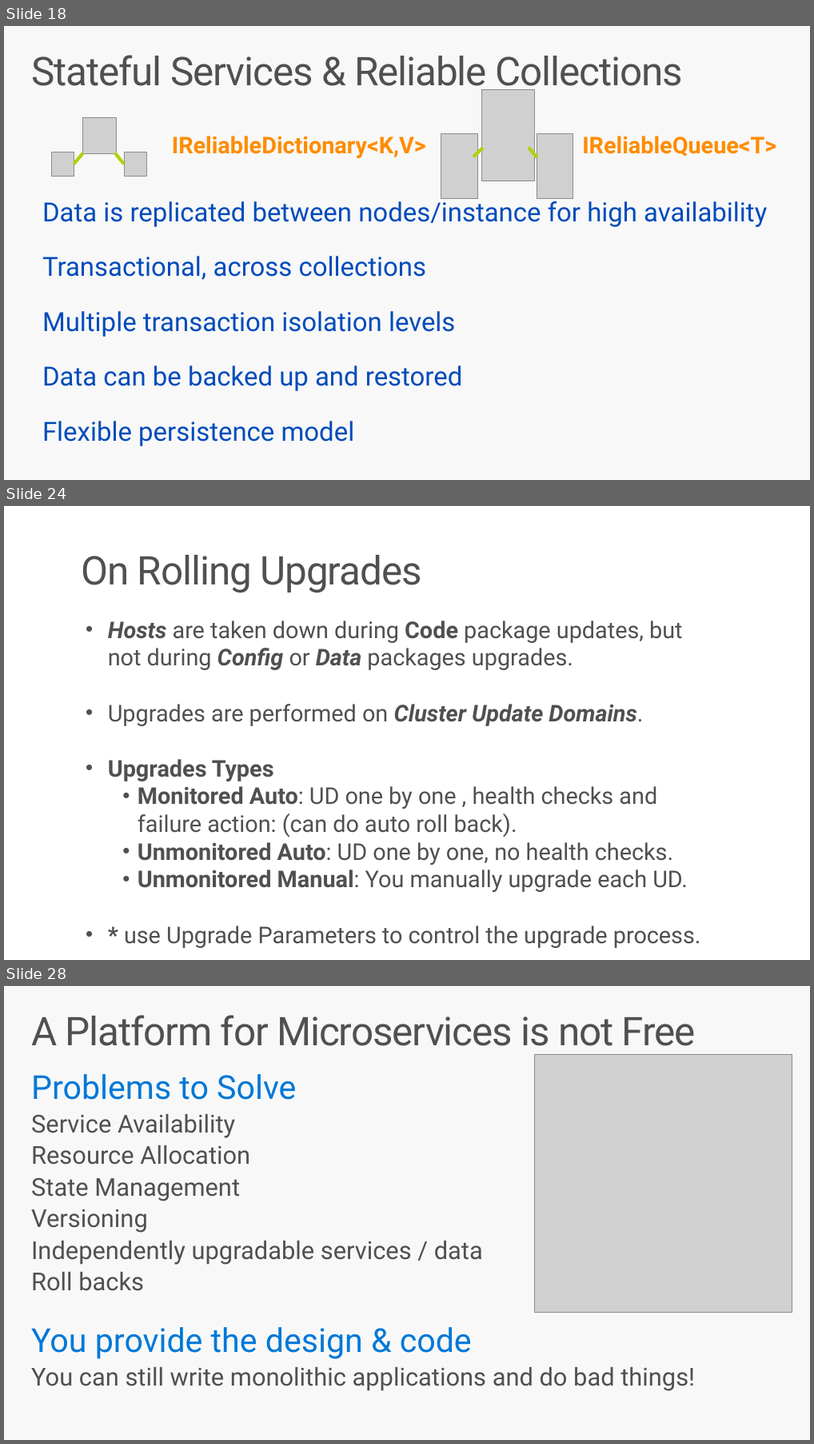
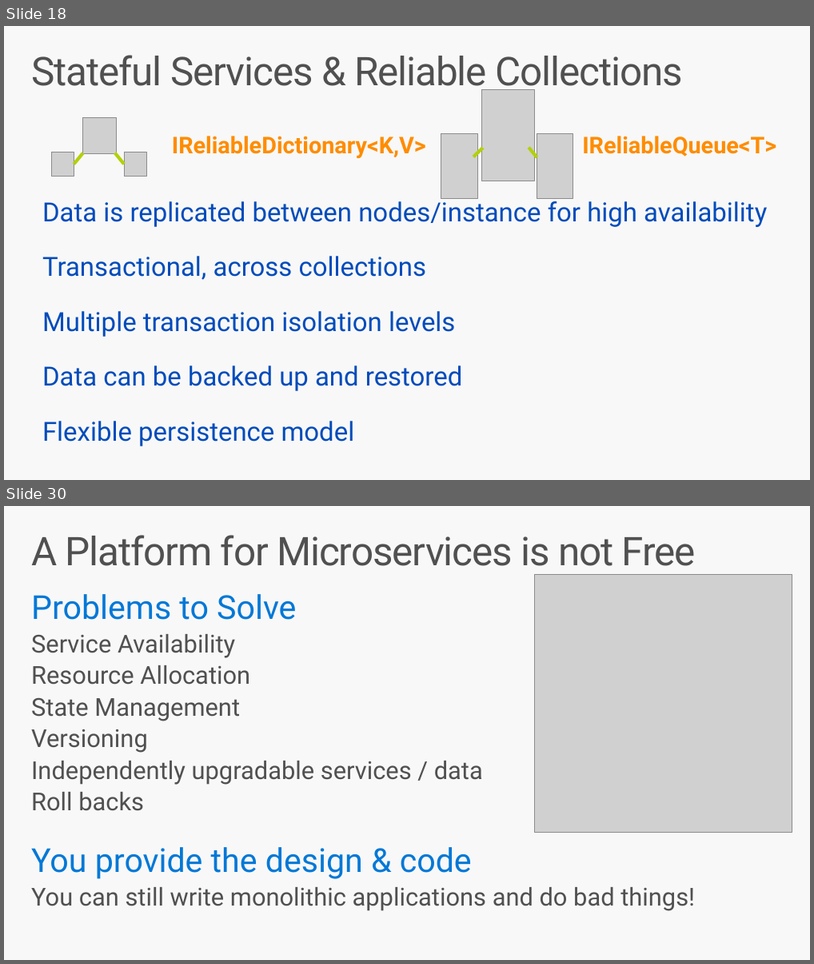
Before and after one commit to brentstineman/PersonalStuff, a slide deck: Presentations/Service Fabric/ServiceFabric Introduction.pptx. Shown one above the other, each under a label of ours: slides 18, 24 and 28 before the commit, slides 18 and 30 after it; the slides between them are not shown. The pictures are 814x1444 and 814x964 pixels, drawn with LibreOffice and Linux fonts; fonts in the diff are those of the drawing; grey boxes stand for pictures. Boxes give left, top, right and bottom in pixels: in the first picture for what was removed or moved away, otherwise in the second. Text is boxed around its words. In the diff, an @@ line names an element or a change of style, - is before the commit and + after.

```diff
--- a/Presentations/Service Fabric/ServiceFabric Introduction.pptx
+++ b/Presentations/Service Fabric/ServiceFabric Introduction.pptx
@@ slide 24 removed at [4, 506, 810, 960], background #FFFFFF @@
@@ title removed at [82, 555, 422, 593] @@
-On Rolling Upgrades
@@ text removed at [108, 620, 702, 948] @@
-• Hosts are taken down during Code package updates, but not during Config or Data packages upgrades.
-• Upgrades are performed on Cluster Update Domains.
-• Upgrades Types
-    • Monitored Auto: UD one by one , health checks and failure action: (can do auto roll back).
-    • Unmonitored Auto: UD one by one, no health checks.
-    • Unmonitored Manual: You manually upgrade each UD.
-• * use Upgrade Parameters to control the upgrade process.
@@ what was slide 28 is now slide 30 @@
```
Also in this commit, not shown: 10 slides changed, 7 slides added, 2 other slides removed.
